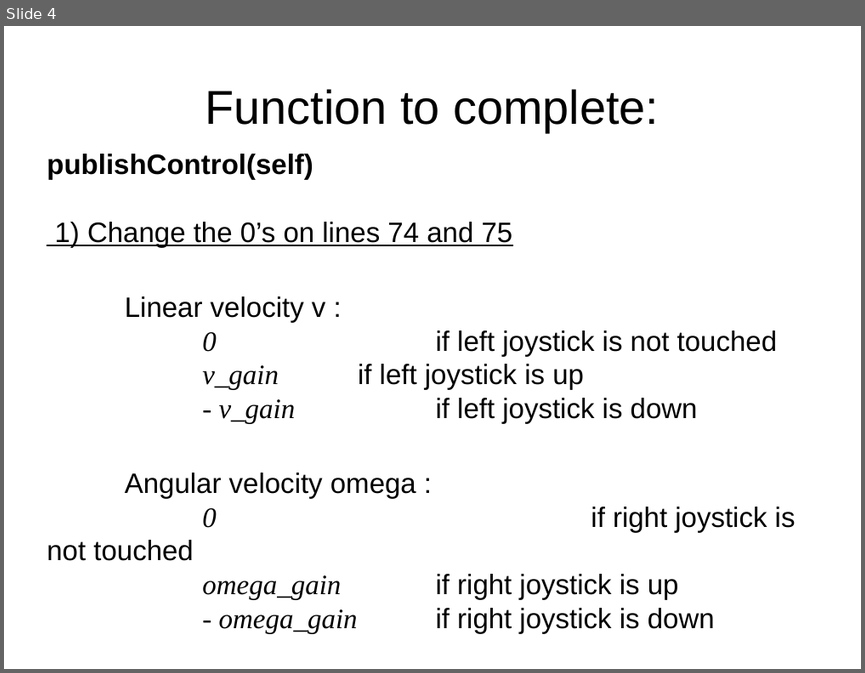
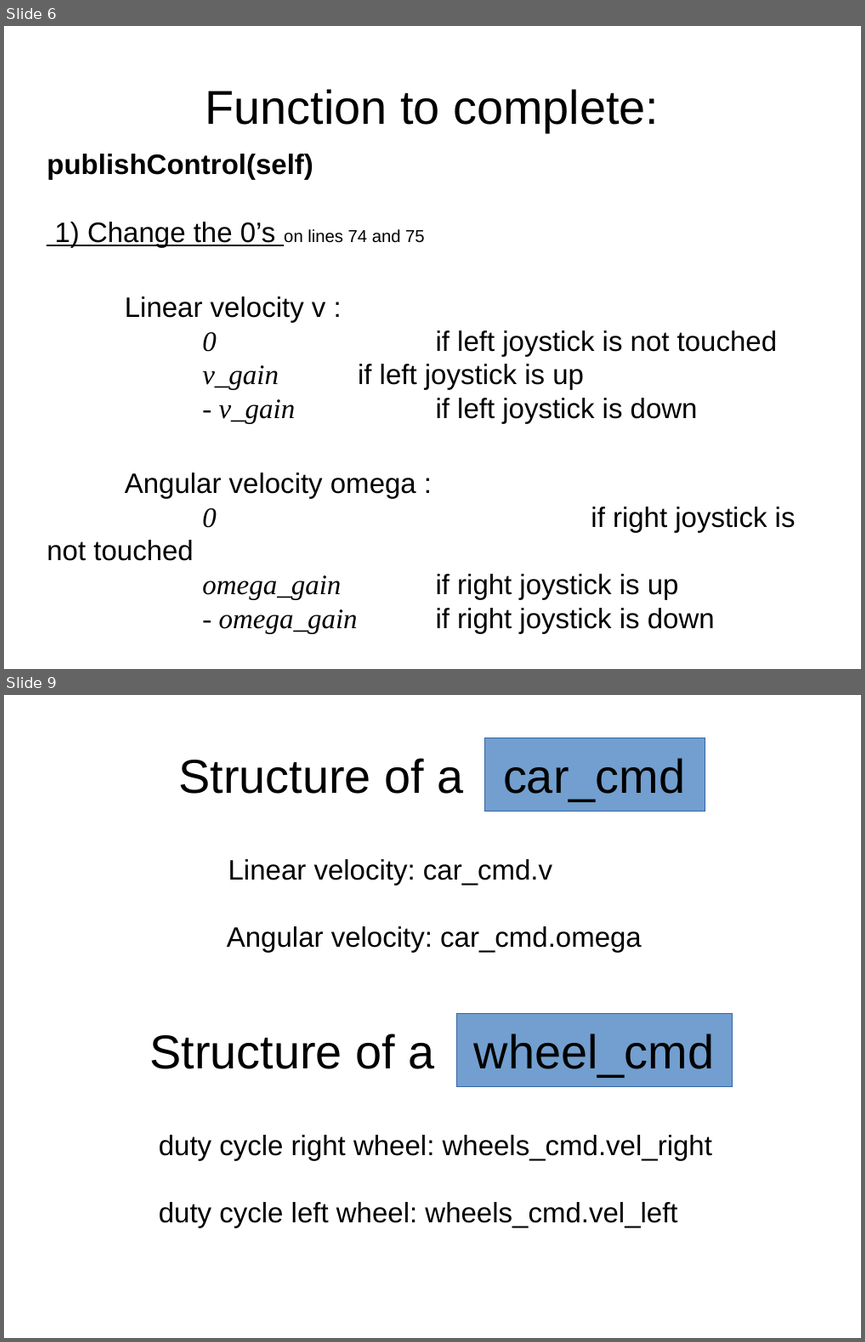
Before and after one commit to maivincent/MISE_presentations, a slide deck: step1_joystick_drive.odp. Shown one above the other, each under a label of ours: slide 4 before the commit, slides 6 and 9 after it; the slides between them are not shown. The pictures are 865x673 and 865x1342 pixels, drawn with LibreOffice and Linux fonts; fonts in the diff are those of the drawing. Boxes give left, top, right and bottom in pixels: in the first picture for what was removed or moved away, otherwise in the second. Text is boxed around its words. In the diff, an @@ line names an element or a change of style, - is before the commit and + after.

```diff
--- a/step1_joystick_drive.odp
+++ b/step1_joystick_drive.odp
@@ slide 9 added at [4, 695, 861, 1338], background #FFFFFF @@
@@ rectangle added at [484, 737, 704, 811], fill #729FCF, outline #3465A4 0 pt @@
@@ title added at [179, 758, 685, 801], 44 pt, text #000000 @@
+Structure of a car_cmd
@@ text added at [227, 859, 642, 953], 26 pt, text #000000 @@
+Linear velocity: car_cmd.v
+Angular velocity: car_cmd.omega
@@ rectangle added at [457, 1013, 732, 1086], fill #729FCF, outline #3465A4 0 pt @@
@@ title added at [149, 1033, 715, 1077], 44 pt, text #000000 @@
+Structure of a wheel_cmd
@@ text added at [159, 1134, 712, 1228], 26 pt, text #000000 @@
+duty cycle right wheel: wheels_cmd.vel_right
+duty cycle left wheel: wheels_cmd.vel_left
@@ what was slide 4 is now slide 6 @@
@@ slide 6 changed as well @@
@@ subtitle at [55, 222, 425, 247]: size 26 to 16 pt, underline off in "on lines 74 and 75" @@
```
Also in this commit, not shown: 6 other slides changed, 4 other slides added, 1 slide removed, 1 other file.
